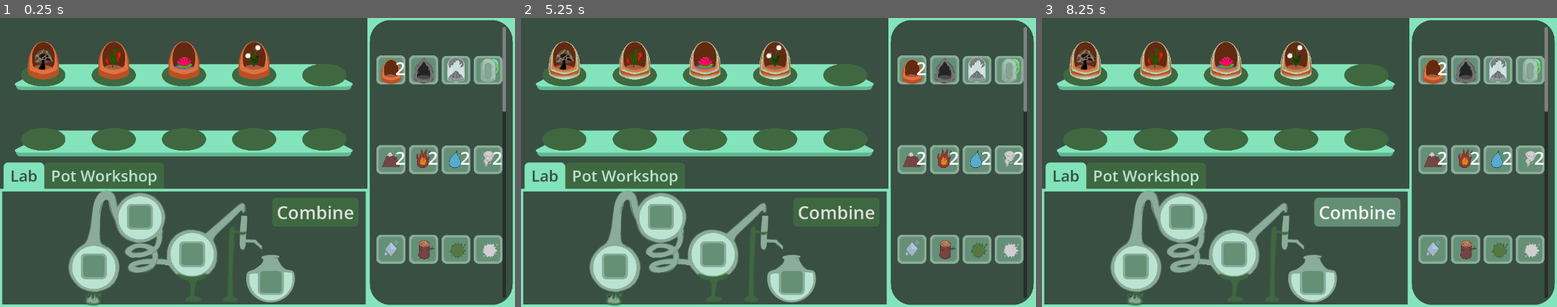
Above: before the commit, frames 1-3 (left to right).
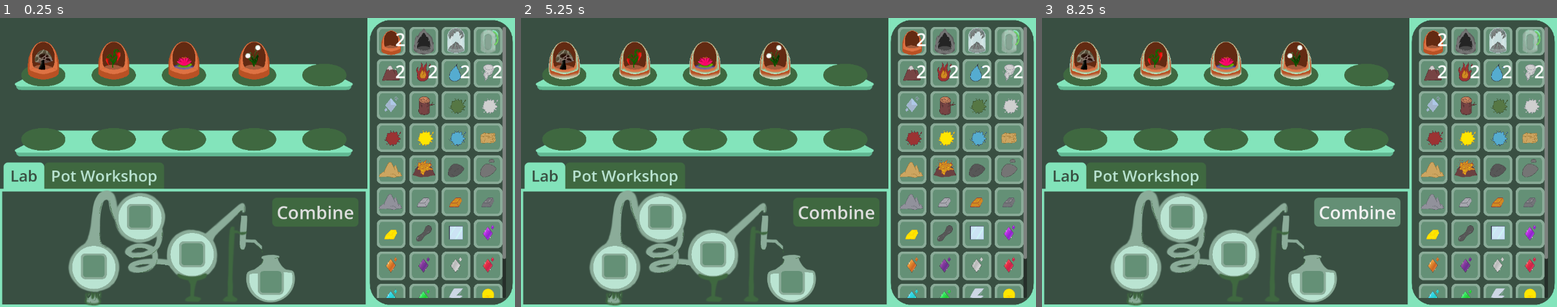
Above: after the commit, the same moments.

Repository: Girlies-stdio/elementalchemy
Game: Godot game, scene res://Scenes/main.tscn
The game is run twice, just before and just after one commit, with the same random seed, the same clock (stepped at 60 frames per second) and the same inputs.
Inputs (mouse positions are in pixels of both pictures, inside the frame that each line leads up to):
- Up to frame 1 (0.25 s): no input
- Up to frame 2 (5.25 s): click (562, 58) at 0.5 s; click (634, 58) at 1.25 s; click (706, 58) at 2 s; click (773, 58) at 2.75 s; click (845, 58) at 3.5 s; click (562, 122) at 4.25 s; click (634, 122) at 5 s
- Up to frame 3 (8.25 s): click (1227, 122) at 5.75 s; click (1294, 122) at 6.5 s; click (1366, 122) at 7.25 s; click "Combine" at 8 s

The runs differ from the first frame. In frame 1, 17% of the frame differs, in the area x 73-99%, y 3-97%; in frame 2, 17%; in frame 3, 17%.

Commit message:
fix grid

Diff:
--- a/Inventory/inventory_gui.gd
+++ b/Inventory/inventory_gui.gd
@@ -18,6 +18,10 @@
 	margin.add_theme_constant_override("margin_left", margin_value)
 	margin.add_theme_constant_override("margin_bottom", margin_value)
 	margin.add_theme_constant_override("margin_right", margin_value)
+
+func _process(delta: float) -> void:
+	var grid_min_height = (grid.size.x / grid.columns) * (GlobalScript.ALL_ITEMS.size() / grid.columns)
+	grid.custom_minimum_size.y = grid_min_height
 
 func update():
 	for i in range(slots.size()):
Not shown: 1 places in Inventory/slot.tscn that only renumber resources
